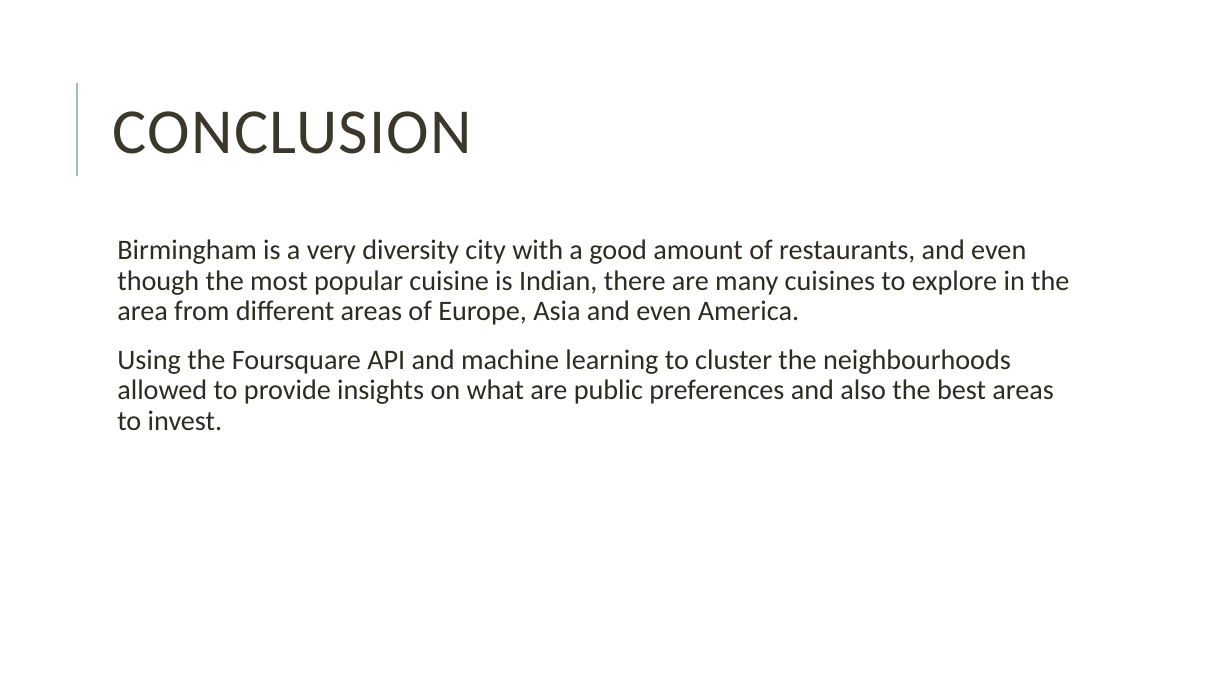
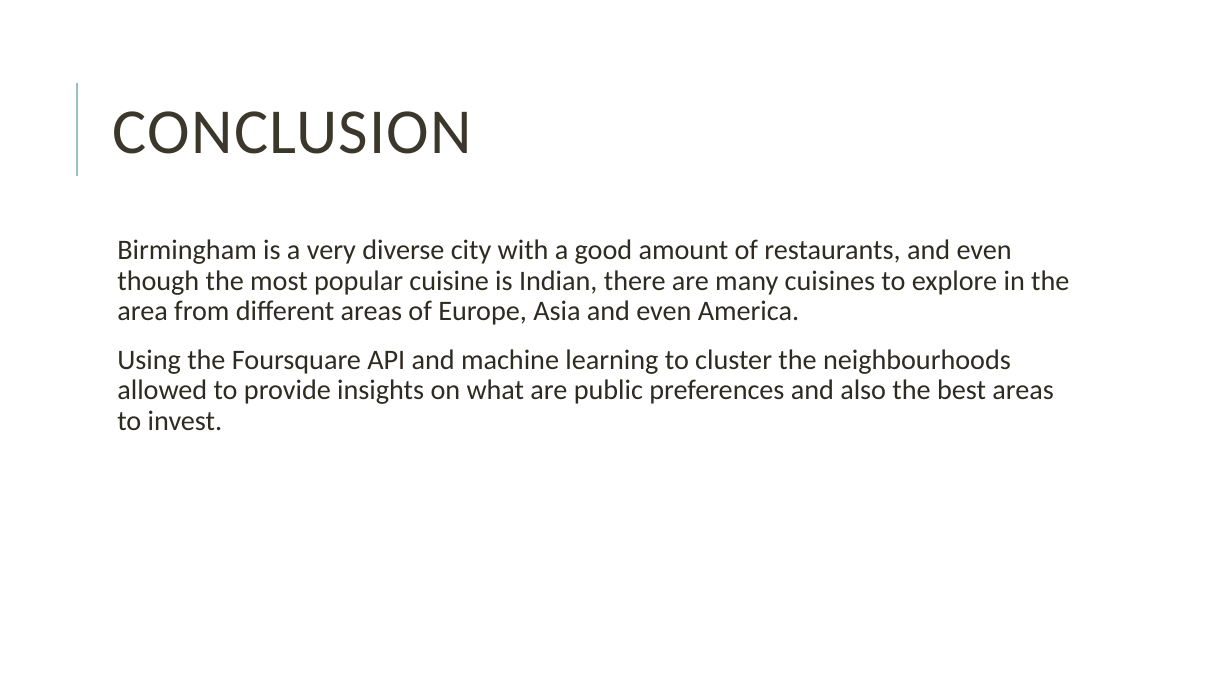
Before and after one commit to lpfpires/Applied-Data-Science-Capstone, a slide deck: slide 15 of Capstone - A new restaurant in Birmingham, UK.pptx. Drawn at 1232x693 pixels with LibreOffice and Linux fonts; fonts in the diff are those of the drawing. Boxes give left, top, right and bottom in pixels: in the first picture for what was removed or moved away, otherwise in the second. Text is boxed around its words. In the diff, an @@ line names an element or a change of style, - is before the commit and + after.

```diff
--- a/Capstone - A new restaurant in Birmingham, UK.pptx
+++ b/Capstone - A new restaurant in Birmingham, UK.pptx
@@ text at (117,239,1069,325): text changed @@
-  Birmingham is a very diversity city with a good amount of restaurants, and even though the most popular cuisine is Indian, there are many cuisines to explore in the area from different areas of Europe, Asia and even America.
+  Birmingham is a very diverse city with a good amount of restaurants, and even though the most popular cuisine is Indian, there are many cuisines to explore in the area from different areas of Europe, Asia and even America.
```
Also in this commit, not shown: 1 other slide changed.
